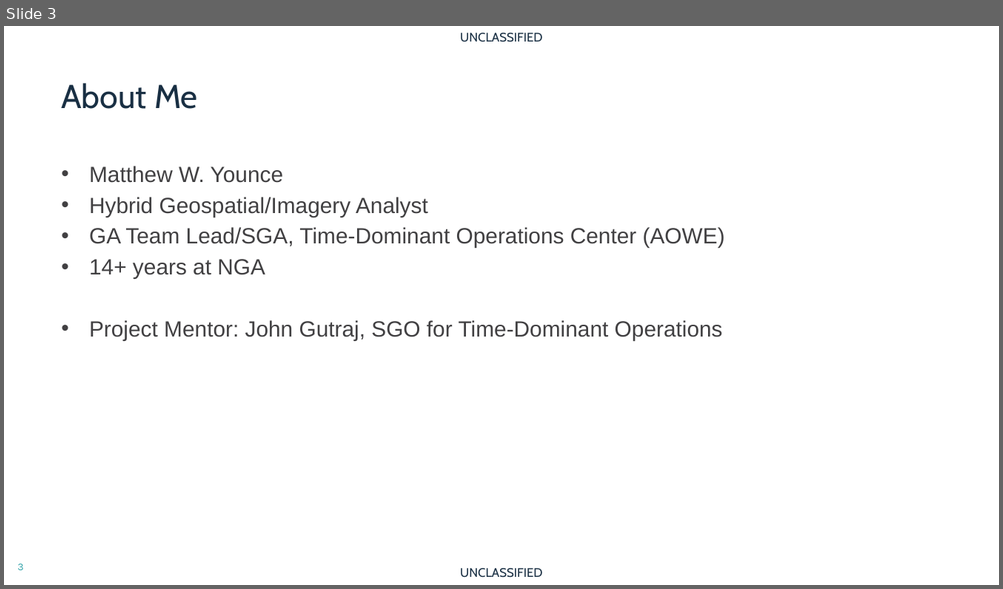
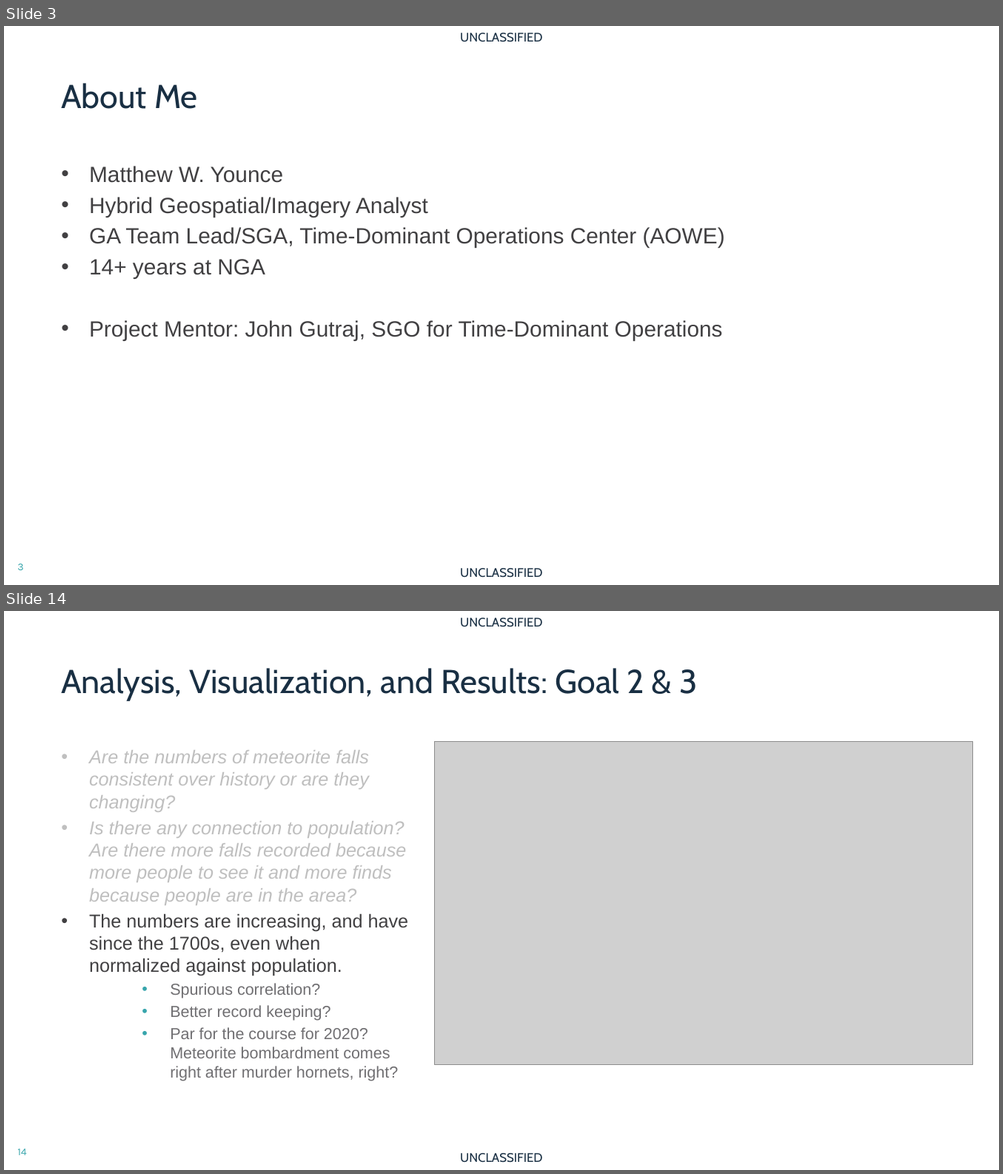
Before and after one commit to mwy912/capstone, a slide deck: milestones/milestone_8/matthew_younce_capstone.pptx. Shown one above the other, each under a label of ours: slide 3 before the commit, slides 3 and 14 after it; the slides between them are not shown. The pictures are 1003x589 and 1003x1174 pixels, drawn with LibreOffice and Linux fonts; fonts in the diff are those of the drawing; grey boxes stand for pictures; background and template pictures are left out. Boxes give left, top, right and bottom in pixels: in the first picture for what was removed or moved away, otherwise in the second. Text is boxed around its words. In the diff, an @@ line names an element or a change of style, - is before the commit and + after.

```diff
--- a/milestones/milestone_8/matthew_younce_capstone.pptx
+++ b/milestones/milestone_8/matthew_younce_capstone.pptx
@@ slide 14 added at bbox=[4, 611, 999, 1170], background #FFFFFF; not listed: 3 template elements that a slide beside it also shows @@
@@ title added at bbox=[61, 668, 697, 701], 32 pt, text #192F43 @@
+Analysis, Visualization, and Results: Goal 2 & 3
@@ picture added at bbox=[435, 741, 973, 1065] @@
@@ text added at bbox=[89, 750, 409, 1082], 18 pt, text #BFBFBF @@
+• Are the numbers of meteorite falls consistent over history or are they changing?
+• Is there any connection to population? Are there more falls recorded because more people to see it and more finds because people are in the area?
+• The numbers are increasing, and have since the 1700s, even when normalized against population.
+  • Spurious correlation?
+  • Better record keeping?
+  • Par for the course for 2020? Meteorite bombardment comes right after murder hornets, right?
```
Also in this commit, not shown: 4 slides changed, 11 other slides added, 2 slides removed, 2 other files.
